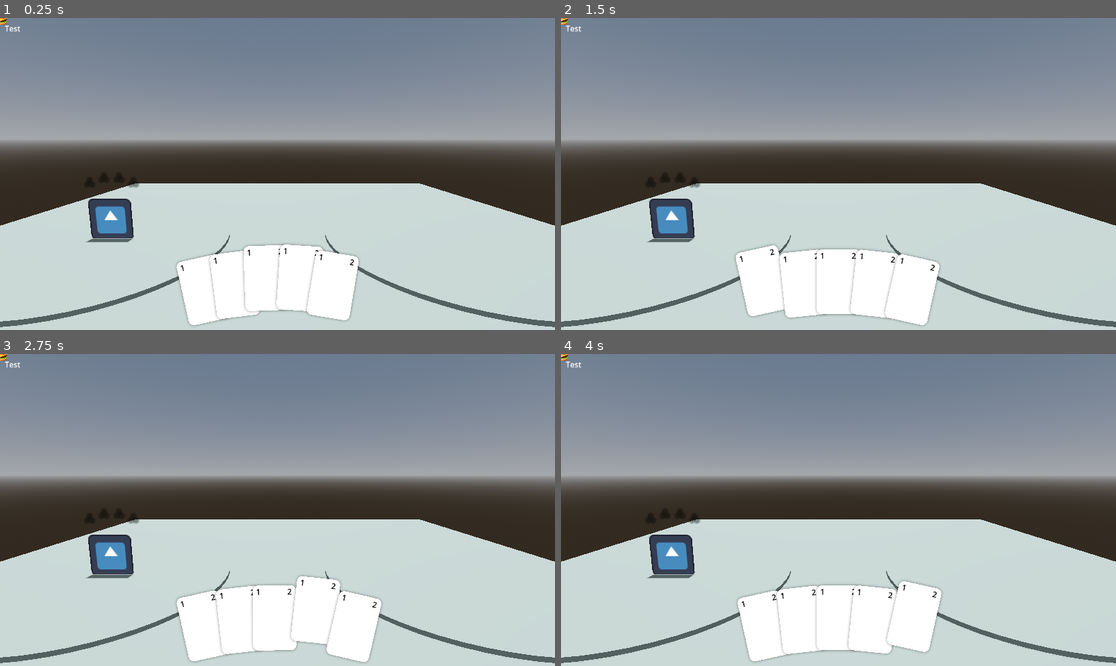
Above: before the commit, frames 1-4 (two rows, left to right).
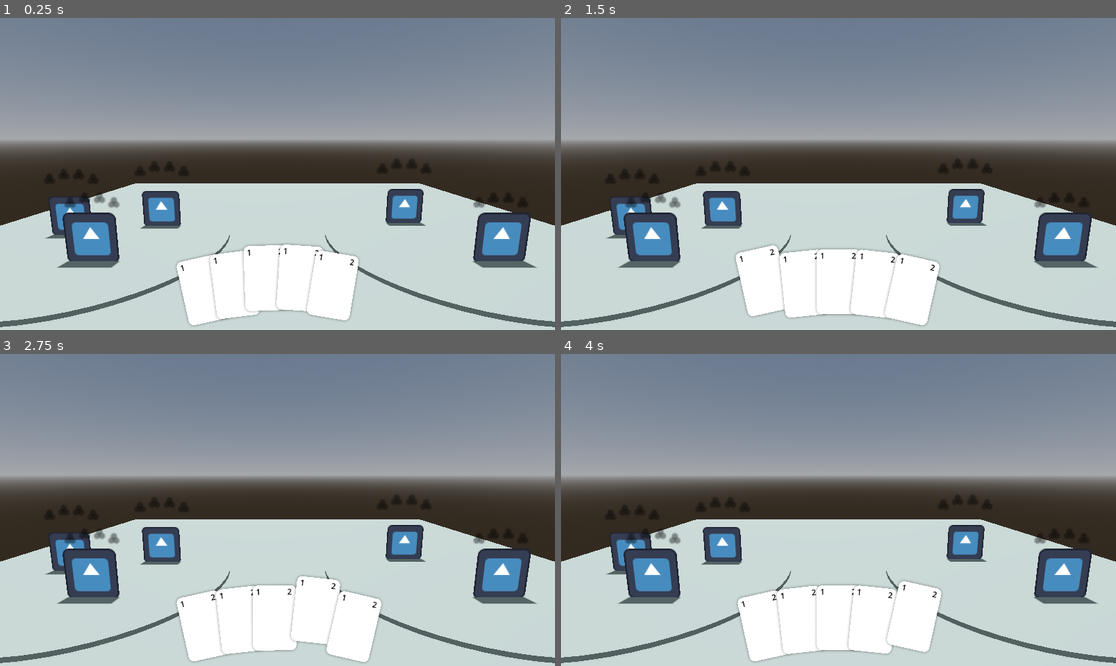
Above: after the commit, the same moments.

Repository: Alexyzyz/elemental-card-game
Game: Godot game, scene res://scenes/scene_main.tscn
Same seed, same stepped clock (60 frames per second), same inputs: the game is played once before the commit and once after it. The engine's default icon, where the game draws it, is replaced by a stand-in: a white triangle on a blue panel in a dark square.
Inputs (mouse positions are in pixels of both pictures, inside the frame that each line leads up to):
- Up to frame 1 (0.25 s): no input
- Up to frame 2 (1.5 s): move the mouse to (960, 158) at 0.52 s; tap Enter at 1.25 s; move the mouse to (727, 189) at 1.27 s
- Up to frame 3 (2.75 s): tap Space at 2 s; move the mouse to (333, 441) at 2.02 s
- Up to frame 4 (4 s): tap Enter at 2.75 s; move the mouse to (810, 572) at 2.77 s; tap Space at 3.5 s; move the mouse to (1005, 556) at 3.52 s

The runs differ from the first frame. In frame 1, 6.2% of the frame differs, in the area x 0-97%, y 0-81%; in frame 2, 6.2%; in frame 3, 6.2%; in frame 4, 6.2%.

Commit message:
feat: Better unit spawning

Diff:
--- a/elemental-card-game/scenes/scene_main.tscn
+++ b/elemental-card-game/scenes/scene_main.tscn
@@ -34,6 +34,7 @@
 [node name="ParentActiveScene" type="Node3D" parent="."]
 
 [node name="ParentDebug" type="Control" parent="."]
+visible = false
 layout_mode = 3
 anchors_preset = 0
 offset_right = 40.0
--- a/elemental-card-game/scripts/debug/scr_debug_parent.gd
+++ b/elemental-card-game/scripts/debug/scr_debug_parent.gd
@@ -5,7 +5,7 @@
 
 # Main methods
 
-func _process(delta: float) -> void:
+func _process(_delta: float) -> void:
 	queue_redraw()
 
 
--- a/elemental-card-game/scripts/managers/battle/scr_battle_manager.gd
+++ b/elemental-card-game/scripts/managers/battle/scr_battle_manager.gd
@@ -42,11 +42,8 @@
 
 
 func _set_up_battle():
-	var ally: BattleUnit = MainManager.load_manager.prefabs.battle_unit.instantiate()
-	parent_ally.add_child(ally)
-
-	ally_list.push_back(ally)
-	ally.set_up()
+	_spawn_units(3, parent_ally, ally_list)
+	_spawn_units(2, parent_opponent, opponent_list)
 
 
 func _populate_hand():
@@ -60,8 +57,23 @@
 func _process(_delta: float) -> void:
 	_handle_debug_input()
 
+
 # Public methods
 
+# Private methods
+
+func _spawn_units(unit_count: int, unit_parent: Node3D, unit_list: Array[BattleUnit]):
+	for i in unit_count:
+		var unit: BattleUnit = MainManager.load_manager.prefabs.battle_unit.instantiate()
+		unit_parent.add_child(unit)
+
+		unit_list.push_back(unit)
+		unit.set_up()
+
+		var t: float = float(i) / float(unit_count)
+		var angle: float = 0.4 * PI + lerpf(0, 2 * PI, t)
+		var unit_pos := 1.5 * Vector3(cos(angle), 0, sin(angle))
+		unit.position = unit_pos
 
 
 # Debugging
--- a/elemental-card-game/scripts/managers/battle/scr_hand_manager.gd
+++ b/elemental-card-game/scripts/managers/battle/scr_hand_manager.gd
@@ -20,7 +20,7 @@
 	hand_card_container.set_up(card_list)
 
 
-func _process(delta: float) -> void:
+func _process(_delta: float) -> void:
 	_update_hovered_card()
 	pass
 
